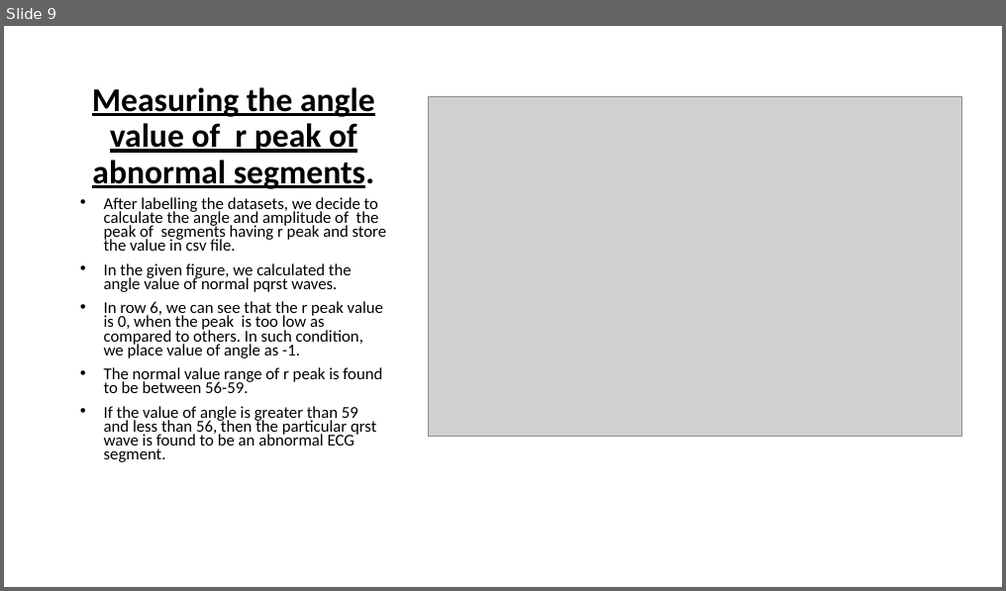
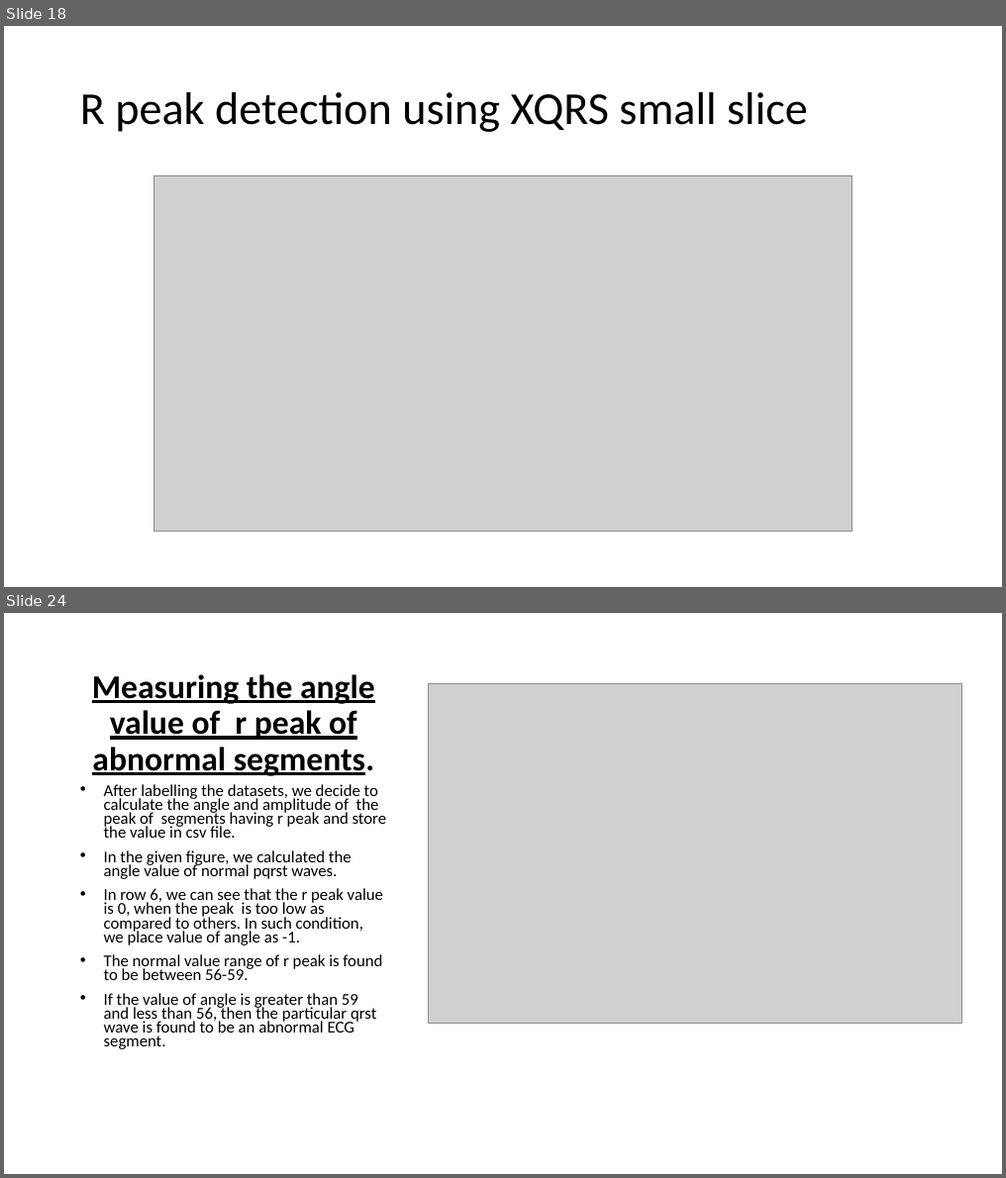
Before and after one commit to SubrataSarkar32/myocardial-ischaemia-detect, a slide deck: 8thsem_ECG signal for mycardial ischaemia and build solution to classify ECG.pptx. Shown one above the other, each under a label of ours: slide 9 before the commit, slides 18 and 24 after it; the slides between them are not shown. The pictures are 1006x591 and 1006x1178 pixels, drawn with LibreOffice and Linux fonts; fonts in the diff are those of the drawing; grey boxes stand for pictures. Boxes give left, top, right and bottom in pixels: in the first picture for what was removed or moved away, otherwise in the second. Text is boxed around its words. In the diff, an @@ line names an element or a change of style, - is before the commit and + after.

```diff
--- a/8thsem_ECG signal for mycardial ischaemia and build solution to classify ECG.pptx
+++ b/8thsem_ECG signal for mycardial ischaemia and build solution to classify ECG.pptx
@@ slide 18 added at (4,26,1002,587), background #FFFFFF @@
@@ title added at (80,92,808,132), 44 pt, text #000000 @@
+R peak detection using XQRS small slice
@@ picture added at (154,175,852,532) @@
@@ what was slide 9 is now slide 24 @@
```
Also in this commit, not shown: 11 slides changed, 14 other slides added, 5 other files.
